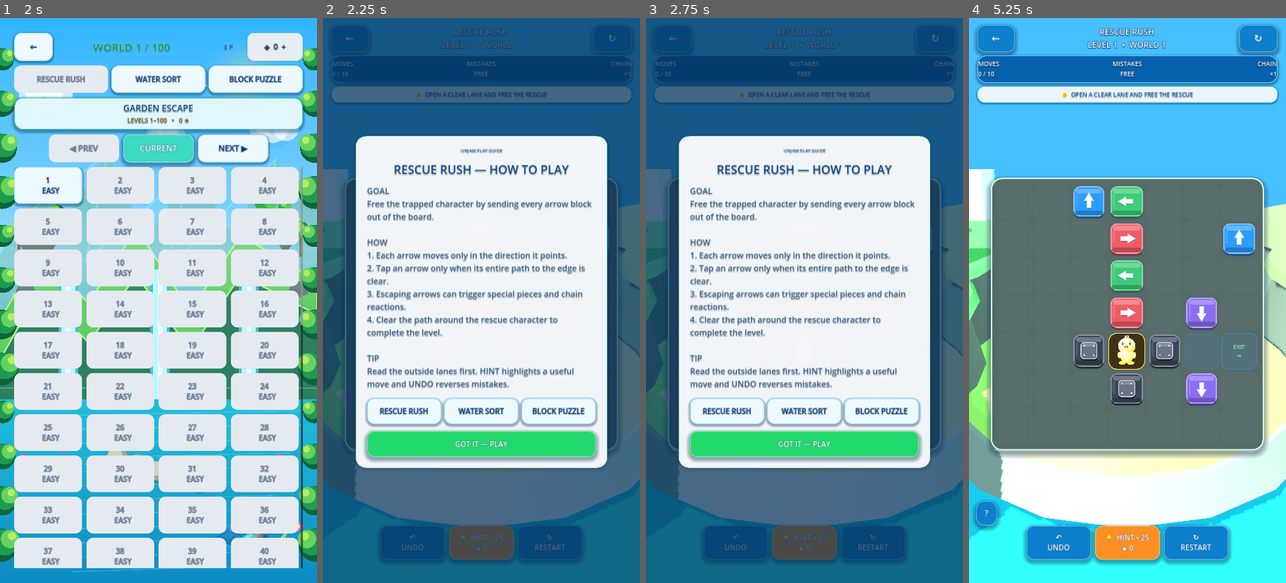
Above: before the commit, frames 1-4 (left to right).
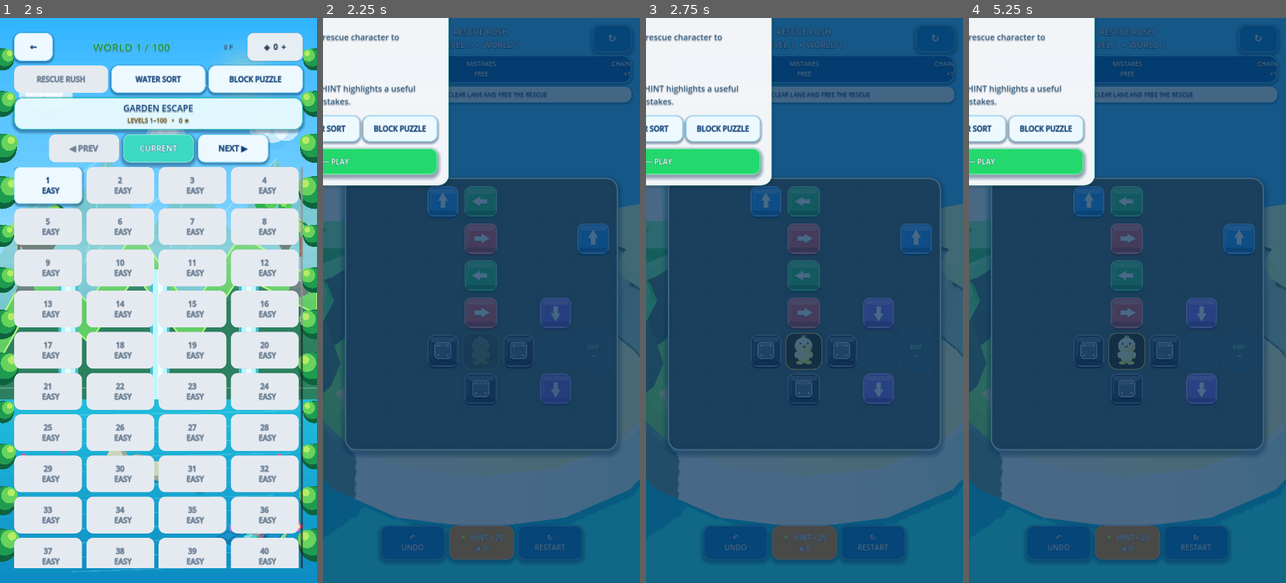
Above: after the commit, the same moments.

Repository: eghosa001/unjam
Game: Godot game, scene res://scenes/Main.tscn
Two runs of this game, one before a commit and one after it. Both use one fixed random seed, a clock stepped at 60 frames per second and the inputs below.
Inputs (mouse positions are in pixels of both pictures, inside the frame that each line leads up to):
- Up to frame 1 (2 s): click "▶ PLAY" at 0.5 s; click "PLAY ›" at 1.25 s
- Up to frame 2 (2.25 s): click "1 EASY" at 2 s
- Up to frame 3 (2.75 s): no input
- Up to frame 4 (5.25 s): click "↻ RESTART" at 2.75 s; click "↻ RESTART" at 3.5 s; click "↻ RESTART" at 4.25 s; click (1127, 441) at 5 s, where only the run before the commit has a clickable "GOT IT — PLAY"

Frame 1 is identical in both runs. In frame 2, 55% of the frame differs, in the area x 0-90%, y 0-80%; in frame 3, 55%; in frame 4, 99%, in the area x 0-100%, y 0-100%.

Commit message:
Fix tutorial fit and dark-mode contrast

Diff:
--- a/scripts/ui/ux_shell_casual.gd
+++ b/scripts/ui/ux_shell_casual.gd
@@ -31,6 +31,7 @@
 		game.call("apply_theme_mode", dark)
 
 func _compact_shell() -> void:
+	_layout_tutorial_panel()
 	if help_button != null:
 		help_button.text = "?"
 		help_button.custom_minimum_size = Vector2(72, 72)
@@ -49,6 +50,26 @@
 	if theme_button != null:
 		theme_button.visible = false
 
+func _layout_tutorial_panel() -> void:
+	if tutorial_panel == null or not is_instance_valid(tutorial_panel):
+		return
+	var viewport_size := get_viewport().get_visible_rect().size
+	var panel_width := clampf(viewport_size.x - 32.0, 340.0, 860.0)
+	var panel_height := clampf(viewport_size.y - 48.0, 600.0, 1120.0)
+	var panel_size := Vector2(panel_width, panel_height)
+	tutorial_panel.custom_minimum_size = panel_size
+	tutorial_panel.size = panel_size
+	tutorial_panel.position = -panel_size * 0.5
+	if tutorial_title != null:
+		tutorial_title.add_theme_font_size_override("font_size", 31 if viewport_size.x < 620.0 else 40)
+	if tutorial_body != null:
+		tutorial_body.add_theme_font_size_override("font_size", 21 if viewport_size.x < 620.0 else 28)
+	var tabs := tutorial_panel.find_child("TutorialTabs", true, false) as HBoxContainer
+	if tabs != null:
+		for child in tabs.get_children():
+			if child is Button:
+				(child as Button).add_theme_font_size_override("font_size", 13 if viewport_size.x < 620.0 else 16)
+
 func _restyle_3d_shell() -> void:
 	if help_button != null:
 		Unjam3DTheme.gloss_button(help_button, Unjam3DTheme.WATER_DARK, true, 28, theme_mode == "dark")
@@ -57,11 +78,16 @@
 	var dim := tutorial_layer.get_node_or_null("TutorialDim") as ColorRect
 	if dim != null:
 		dim.color = Color(0.01, 0.18, 0.34, 0.72)
-	tutorial_panel.add_theme_stylebox_override("panel", Unjam3DTheme.panel_3d(Color("142743") if theme_mode == "dark" else Color("f8fdff"), 40, Color("66d4ff"), 4, 20))
+	var dark := theme_mode == "dark"
+	var panel_fill := Color("142743") if dark else Color("f8fdff")
+	var primary_text := Color("f4fbff") if dark else Unjam3DTheme.NAVY
+	var body_text := Color("d5eaff") if dark else Color("315878")
+	var text_outline := Color("071426") if dark else Color.WHITE
+	tutorial_panel.add_theme_stylebox_override("panel", Unjam3DTheme.panel_3d(panel_fill, 40, Color("66d4ff"), 4, 20))
 	if tutorial_title != null:
-		Unjam3DTheme.label_3d(tutorial_title, Unjam3DTheme.NAVY, Color.WHITE, 3)
+		Unjam3DTheme.label_3d(tutorial_title, primary_text, text_outline, 3)
 	if tutorial_body != null:
-		Unjam3DTheme.label_3d(tutorial_body, Color("315878"), Color.WHITE, 2)
+		Unjam3DTheme.label_3d(tutorial_body, body_text, text_outline, 2)
 	_restyle_tutorial_children(tutorial_panel)
 
 func _restyle_tutorial_children(node: Node) -> void:
@@ -69,10 +95,11 @@
 		if child is Button:
 			var button := child as Button
 			var strong := button.name == "TutorialClose"
-			Unjam3DTheme.gloss_button(button, Unjam3DTheme.GREEN if strong else Unjam3DTheme.WATER_DARK, strong, 24)
+			Unjam3DTheme.gloss_button(button, Unjam3DTheme.GREEN if strong else Unjam3DTheme.WATER_DARK, strong, 24, theme_mode == "dark")
 		elif child is Label and child != tutorial_title and child != tutorial_body:
 			var label := child as Label
-			Unjam3DTheme.label_3d(label, Unjam3DTheme.NAVY, Color.WHITE, 2)
+			var dark := theme_mode == "dark"
+			Unjam3DTheme.label_3d(label, Color("eaf6ff") if dark else Unjam3DTheme.NAVY, Color("071426") if dark else Color.WHITE, 2)
 		_restyle_tutorial_children(child)
 
 func _gameplay_footer() -> Control:
